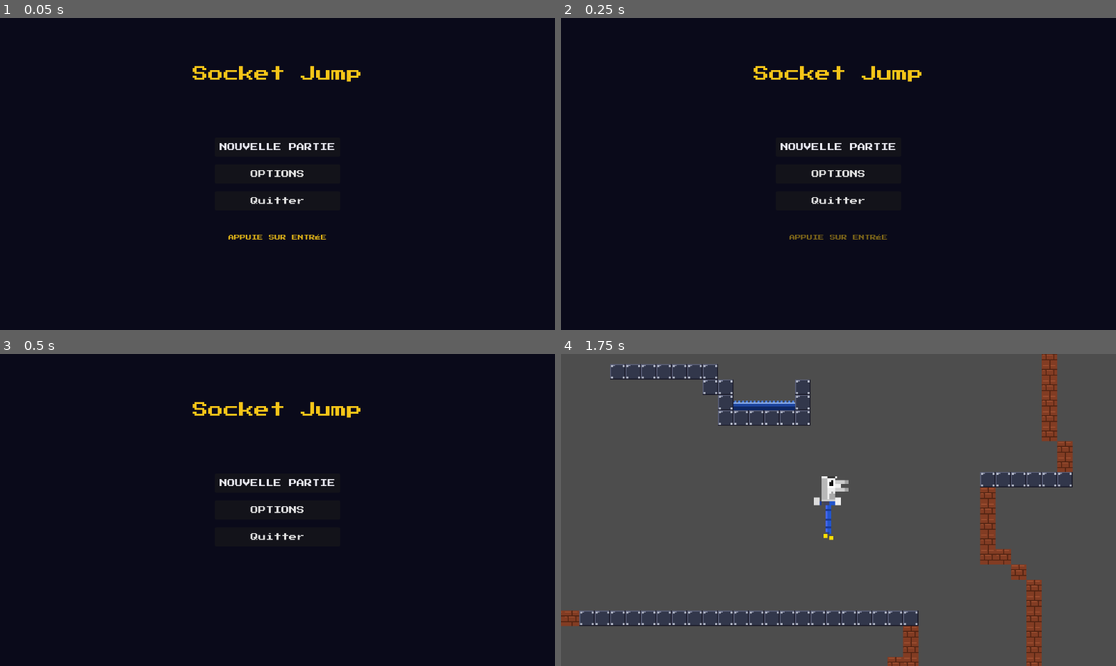
Above: before the commit, frames 1-4 (two rows, left to right).
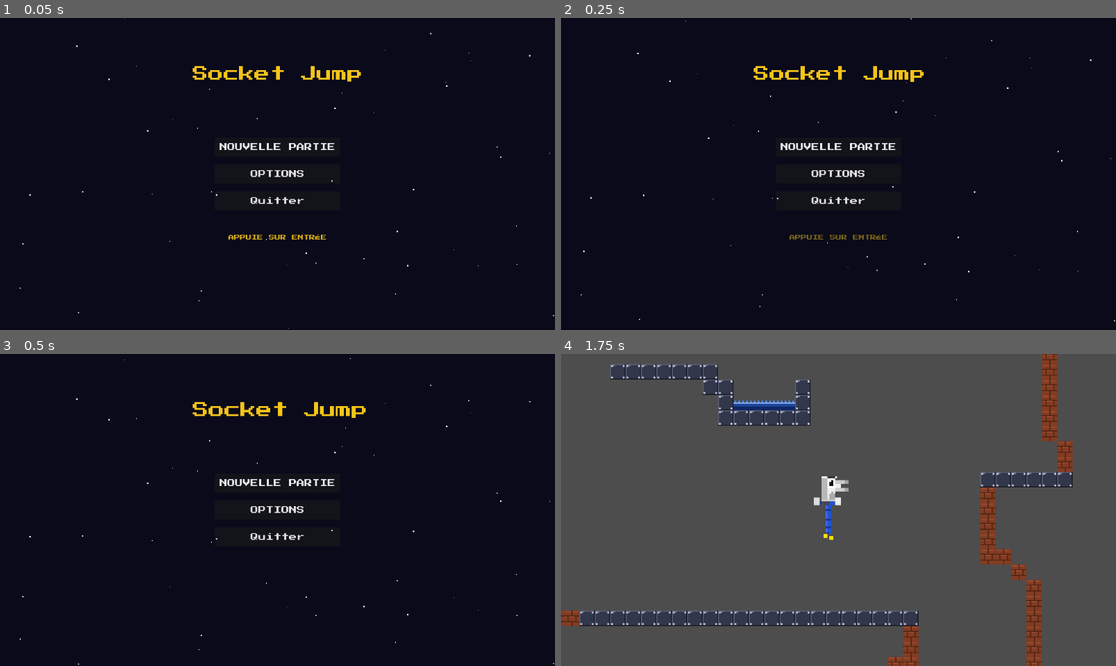
Above: after the commit, the same moments.

Repository: Raphflx/sae-jeu-godot
Game: Godot game, scene res://Scene/menu_principal.tscn
The game is run twice, just before and just after one commit, with the same random seed, the same clock (stepped at 60 frames per second) and the same inputs.
Inputs:
- Up to frame 1 (0.05 s): no input
- Up to frame 2 (0.25 s): no input
- Up to frame 3 (0.5 s): no input
- Up to frame 4 (1.75 s): click "NOUVELLE PARTIE" at 0.5 s; tap Enter (ui_accept) at 1.25 s; hold Right (ui_right) from 1.28 s (still down); hold Enter (ui_accept) from 1.28 s (still down)

The runs differ from the first frame. In frame 1, 0.1% of the frame differs, in the area x 3-100%, y 0-100%; in frame 2, 0.4%; in frame 3, 0.6%, in the area x 3-100%, y 1-100%; in frame 4, nothing differs.

Commit message:
amelioration menu principal

Diff:
--- /dev/null
+++ b/projet-sea-601/Scene/etoile.gd
@@ -0,0 +1,28 @@
+extends Node2D
+
+var etoiles = []   # liste qui stocke toutes les étoiles
+var nb_etoiles = 50  # nombre d'étoiles à afficher
+
+func _ready():
+	# Génère les étoiles avec des positions et vitesses aléatoires
+	for i in nb_etoiles:
+		etoiles.append({
+			"pos": Vector2(randf_range(0, 1152), randf_range(0, 648)), # position aléatoire
+			"vitesse": randf_range(20, 80),  # vitesse aléatoire
+			"taille": randf_range(1, 3)      # taille aléatoire entre 1 et 3 pixels
+		})
+
+func _process(delta):
+	# Déplace chaque étoile vers le bas à chaque frame
+	for e in etoiles:
+		e["pos"].y += e["vitesse"] * delta
+		# Si l'étoile sort de l'écran en bas -> elle réapparaît en haut
+		if e["pos"].y > 648:
+			e["pos"].y = 0
+			e["pos"].x = randf_range(0, 1152)  # nouvelle position X aléatoire
+	queue_redraw()  # Redessine les étoiles
+
+func _draw():
+	# Etoile = petit carré blanc
+	for e in etoiles:
+		draw_rect(Rect2(e["pos"], Vector2(e["taille"], e["taille"])), Color.WHITE)
--- a/projet-sea-601/Scene/menu_principal.gd
+++ b/projet-sea-601/Scene/menu_principal.gd
@@ -1,11 +1,16 @@
 extends Control
 
 @onready var label_blink = $EntrerClignotte  #label APPUIE SUR ENTRÉE
+@onready var curseur = $Curseur
+# liste des boutons du menu dans l'ordre
+@onready var boutons = [$Boutons/NouvellePartie, $Boutons/Options, $Boutons/Quitter]
+var index = 0  # position actuelle du curseur (0 = premier bouton)
 
 # Called when the node enters the scene tree for the first time.
 
 func _ready():
-	pass
+	_mettre_a_jour_curseur()
+
 func nouvelle_partie_appuye():
 	get_tree().change_scene_to_file("res://Scene/monde.tscn")
 
@@ -18,3 +23,25 @@
 # Called every frame. 'delta' is the elapsed time since the previous frame.
 func _process(_delta: float) -> void:
 	pass
+
+func _input(event):
+	# Descend avec flèche bas
+	if event.is_action_pressed("ui_down"):
+		index = (index + 1) % boutons.size()  # revient au début si on dépasse le dernier
+		_mettre_a_jour_curseur()
+	# Monte avec flèche haut
+	if event.is_action_pressed("ui_up"):
+		index = (index - 1 + boutons.size()) % boutons.size()  # revient à la fin si on dépasse le premier
+		_mettre_a_jour_curseur()
+	# Confirme avec entrée
+	if event.is_action_pressed("ui_accept"):
+		boutons[index].emit_signal("pressed")
+
+func _mettre_a_jour_curseur():
+	# Récupère le bouton actuellement sélectionné
+	var btn = boutons[index]
+	# Positionne le curseur à gauche du bouton, centré verticalement
+	curseur.global_position = Vector2(
+		btn.global_position.x - 30,
+		btn.global_position.y + btn.size.y / 2 - curseur.size.y / 2  # centré en hauteur
+	)
--- a/projet-sea-601/Scene/menu_principal.tscn
+++ b/projet-sea-601/Scene/menu_principal.tscn
@@ -3,6 +3,8 @@
 [ext_resource type="Script" uid="uid://dfyfbcbnrp2su" path="res://Scene/menu_principal.gd" id="1_r7x5j"]
 [ext_resource type="FontFile" uid="uid://dj0huf74s7017" path="res://Fonts/PressStart2P-Regular.ttf" id="2_ehysy"]
 [ext_resource type="Script" uid="uid://c75vv2de36sv" path="res://Scene/entrer_clignotte.gd" id="3_ehysy"]
+[ext_resource type="Script" uid="uid://ch3yvq7w40l7m" path="res://Scene/socket_jump_anim.gd" id="3_skewx"]
+[ext_resource type="Script" uid="uid://dnanvrvkywhts" path="res://Scene/etoile.gd" id="5_v0lj7"]
 
 [node name="MenuPrincipal" type="Control" unique_id=733070668]
 layout_mode = 3
@@ -36,6 +38,7 @@
 theme_override_fonts/font = ExtResource("2_ehysy")
 theme_override_font_sizes/font_size = 32
 text = "Socket Jump"
+script = ExtResource("3_skewx")
 
 [node name="Boutons" type="VBoxContainer" parent="." unique_id=654020121]
 layout_mode = 1
@@ -92,6 +95,14 @@
 text = "APPUIE SUR ENTRÉE"
 script = ExtResource("3_ehysy")
 
+[node name="Etoile" type="Node2D" parent="." unique_id=1923354582]
+script = ExtResource("5_v0lj7")
+
+[node name="Curseur" type="Label" parent="." unique_id=1595739936]
+layout_mode = 0
+offset_right = 40.0
+offset_bottom = 23.0
+
 [connection signal="pressed" from="Boutons/NouvellePartie" to="." method="nouvelle_partie_appuye"]
 [connection signal="pressed" from="Boutons/Options" to="." method="options_appuye"]
 [connection signal="pressed" from="Boutons/Quitter" to="." method="quitter_appuye"]
--- /dev/null
+++ b/projet-sea-601/Scene/socket_jump_anim.gd
@@ -0,0 +1,7 @@
+extends Label
+
+func _ready():
+	var tween = create_tween()
+	tween.set_loops()
+	tween.tween_property(self, "scale", Vector2(1.05, 1.05), 0.8)
+	tween.tween_property(self, "scale", Vector2(1.0, 1.0), 0.8)
Not shown, added: projet-sea-601/Scene/etoile.gd.uid
Not shown, added: projet-sea-601/Scene/socket_jump_anim.gd.uid
